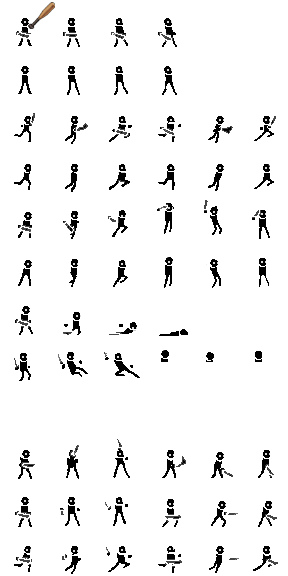
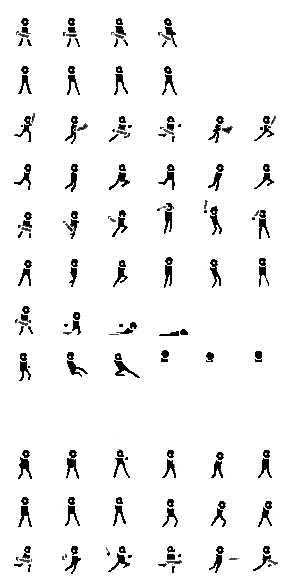
The second 288 x 576 image is a revision of the first. Changes to its layers:
hid "Layer 49" over [left=28, top=2, right=55, bottom=29]
added layer "Layer 50" above "Layer 47" over [left=69, top=450, right=77, bottom=458]
painted on "Layer 47" over [left=14, top=352, right=277, bottom=523]
